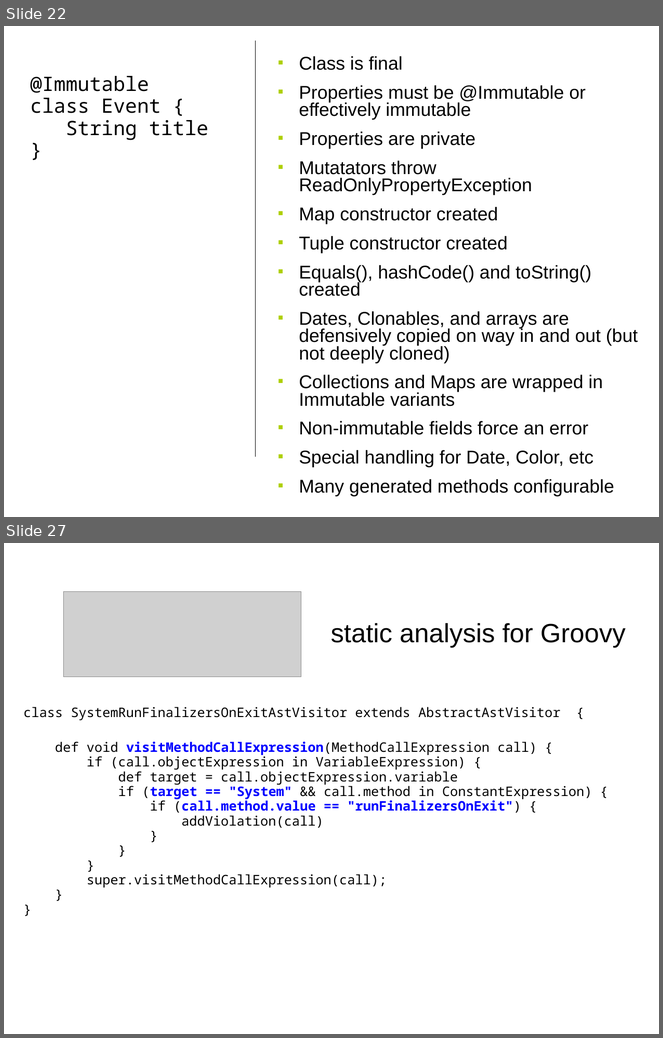
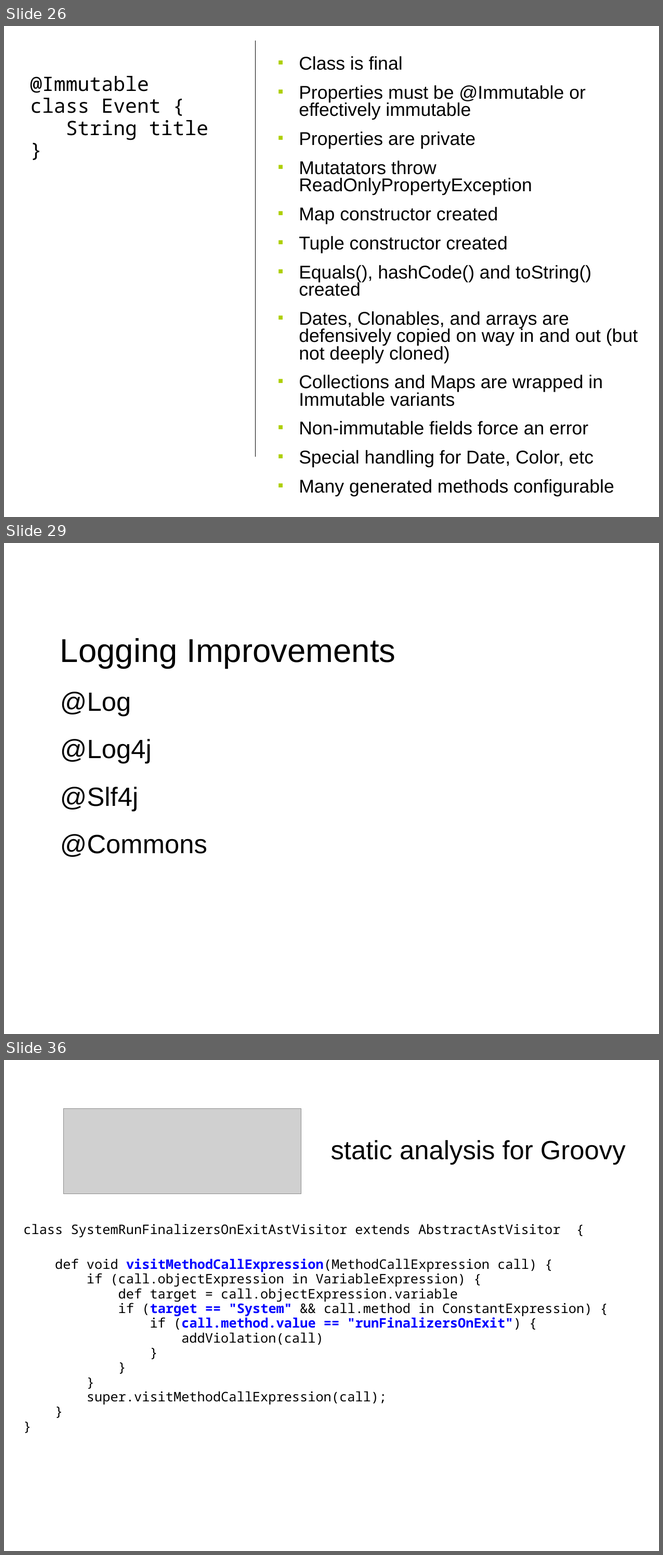
Before and after one commit to HamletDRC/presentations, a slide deck: asttransformations/CodeGeneration_SDC.odp. Shown one above the other, each under a label of ours: slides 22 and 27 before the commit, slides 26, 29 and 36 after it; the slides between them are not shown. The pictures are 663x1038 and 663x1555 pixels, drawn with LibreOffice and Linux fonts; fonts in the diff are those of the drawing; grey boxes stand for pictures. Boxes give left, top, right and bottom in pixels: in the first picture for what was removed or moved away, otherwise in the second. Text is boxed around its words. In the diff, an @@ line names an element or a change of style, - is before the commit and + after.

```diff
--- a/asttransformations/CodeGeneration_SDC.odp
+++ b/asttransformations/CodeGeneration_SDC.odp
@@ slide 29 added at [4,543,659,1034], background #FFFFFF @@
@@ subtitle added at [60,638,396,857], 32 pt, text #000000 @@
+Logging Improvements
+@Log
+@Log4j
+@Slf4j
+@Commons
@@ what was slide 22 is now slide 26 @@
@@ what was slide 27 is now slide 36 @@
```
Also in this commit, not shown: 9 slides changed, 11 other slides added, 2 slides removed, 4 other files.
